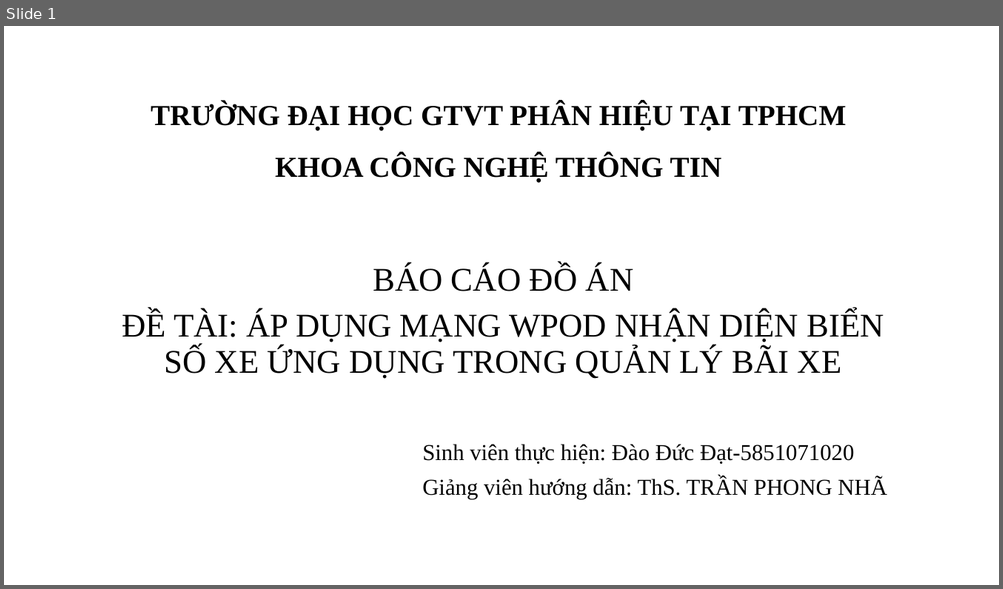
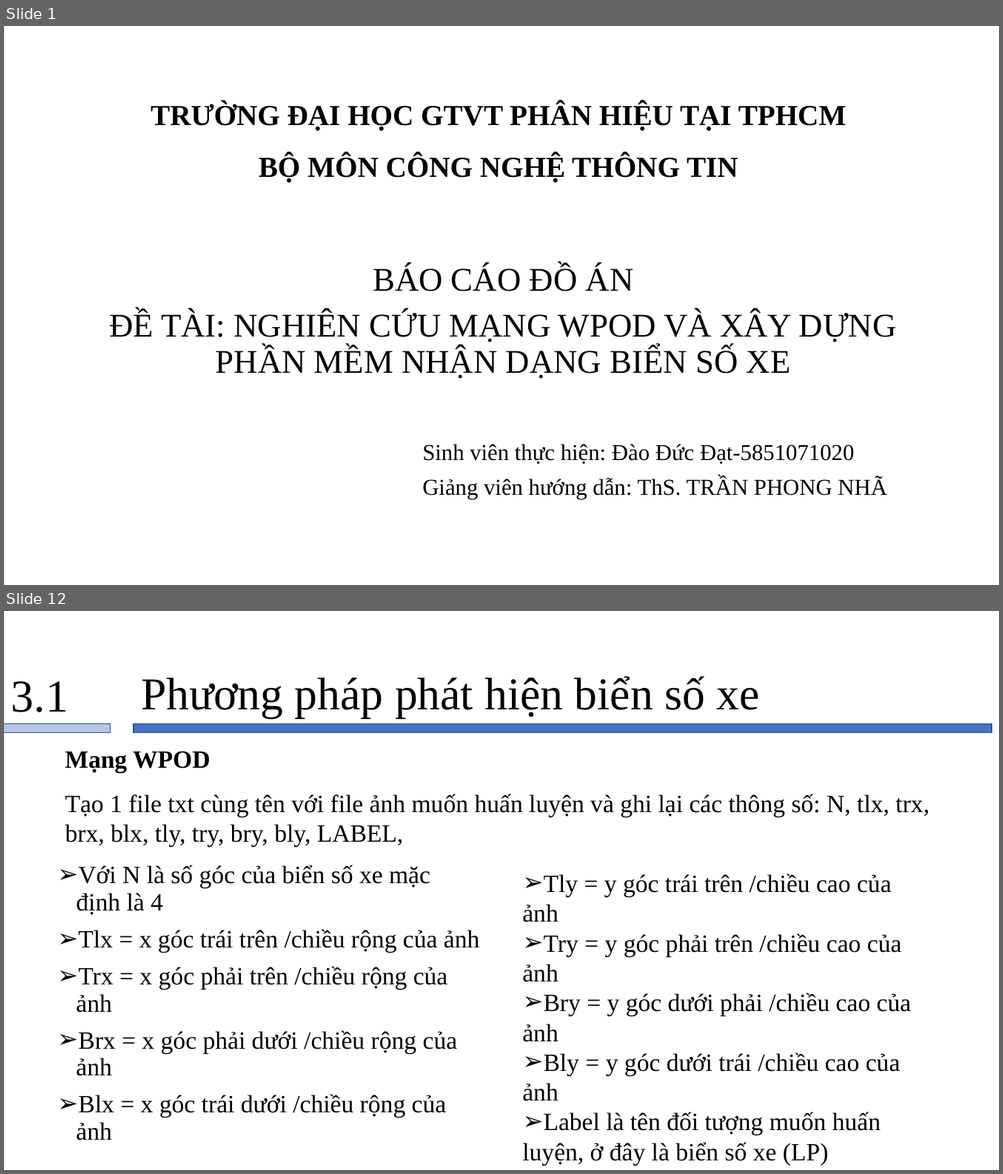
Before and after one commit to datdao999/graduation_project, a slide deck: thuyet_trinh_tot nghiep.pptx. Shown one above the other, each under a label of ours: slide 1 before the commit, slides 1 and 12 after it; the slides between them are not shown. The pictures are 1003x589 and 1003x1174 pixels, drawn with LibreOffice and Linux fonts; fonts in the diff are those of the drawing; background and template pictures are left out. Boxes give left, top, right and bottom in pixels: in the first picture for what was removed or moved away, otherwise in the second. Text is boxed around its words. In the diff, an @@ line names an element or a change of style, - is before the commit and + after.

```diff
--- a/thuyet_trinh_tot nghiep.pptx
+++ b/thuyet_trinh_tot nghiep.pptx
@@ slide 12 added at box(4, 611, 999, 1170), background #FFFFFF @@
@@ title added at box(141, 676, 759, 718), 44 pt, text #000000 @@
+Phương pháp phát hiện biển số xe
@@ text added at box(11, 681, 68, 712), 44 pt, text #000000 @@
+3.1
@@ rectangle added at box(4, 723, 111, 732), fill #B4C7E7, outline #325491 1 pt @@
@@ rectangle added at box(134, 723, 992, 732), fill #4472C4, outline #325491 1 pt @@
@@ text added at box(65, 751, 210, 772), 24 pt, text #000000, bold @@
+Mạng WPOD
@@ text added at box(65, 794, 929, 847), 24 pt, text #000000 @@
+Tạo 1 file txt cùng tên với file ảnh muốn huấn luyện và ghi lại các thông số: N, tlx, trx, brx, blx, tly, try, bry, bly, LABEL,
@@ text added at box(76, 865, 480, 1141), 24 pt, text #000000 @@
+➢ Với N là số góc của biển số xe mặc định là 4
+➢ Tlx = x góc trái trên /chiều rộng của ảnh
+➢ Trx = x góc phải trên /chiều rộng của ảnh
+➢ Brx = x góc phải dưới /chiều rộng của ảnh
+➢ Blx = x góc trái dưới /chiều rộng của ảnh
@@ text added at box(522, 874, 911, 1165), 24 pt, text #000000 @@
+➢ Tly = y góc trái trên /chiều cao của ảnh
+➢ Try = y góc phải trên /chiều cao của ảnh
+➢ Bry = y góc dưới phải /chiều cao của ảnh
+➢ Bly = y góc dưới trái /chiều cao của ảnh
+➢ Label là tên đối tượng muốn huấn luyện, ở đây là biển số xe (LP)
@@ slide 1 changed as well @@
@@ title at box(151, 102, 846, 183): text changed @@
-TRƯỜNG ĐẠI HỌC GTVT PHÂN HIỆU TẠI TPHCM
-KHOA CÔNG NGHỆ THÔNG TIN
+TRƯỜNG ĐẠI HỌC GTVT PHÂN HIỆU TẠI TPHCM
+BỘ MÔN CÔNG NGHỆ THÔNG TIN
@@ text at box(109, 312, 896, 379): text changed @@
-ĐỀ TÀI: ÁP DỤNG MẠNG WPOD NHẬN DIỆN BIỂN SỐ XE ỨNG DỤNG TRONG QUẢN LÝ BÃI XE
+ĐỀ TÀI: NGHIÊN CỨU MẠNG WPOD VÀ XÂY DỰNG PHẦN MỀM NHẬN DẠNG BIỂN SỐ XE
```
Also in this commit, not shown: 5 other slides changed, 11 other slides added, 20 slides removed, 8 other files.
